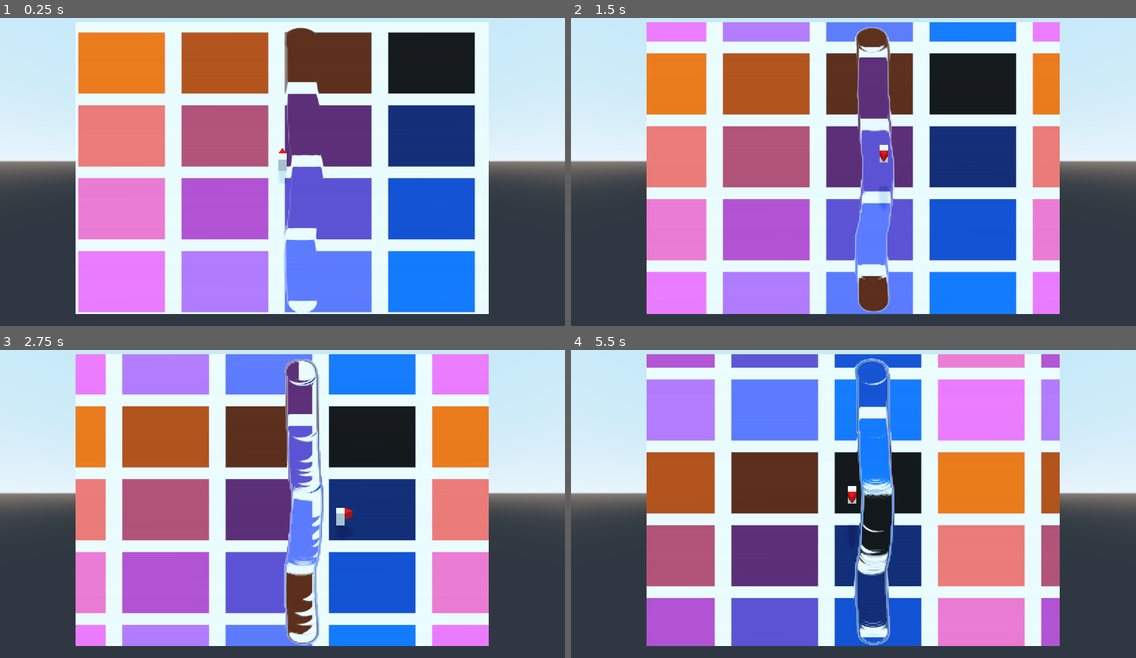
Above: before the commit, frames 1-4 (two rows, left to right).
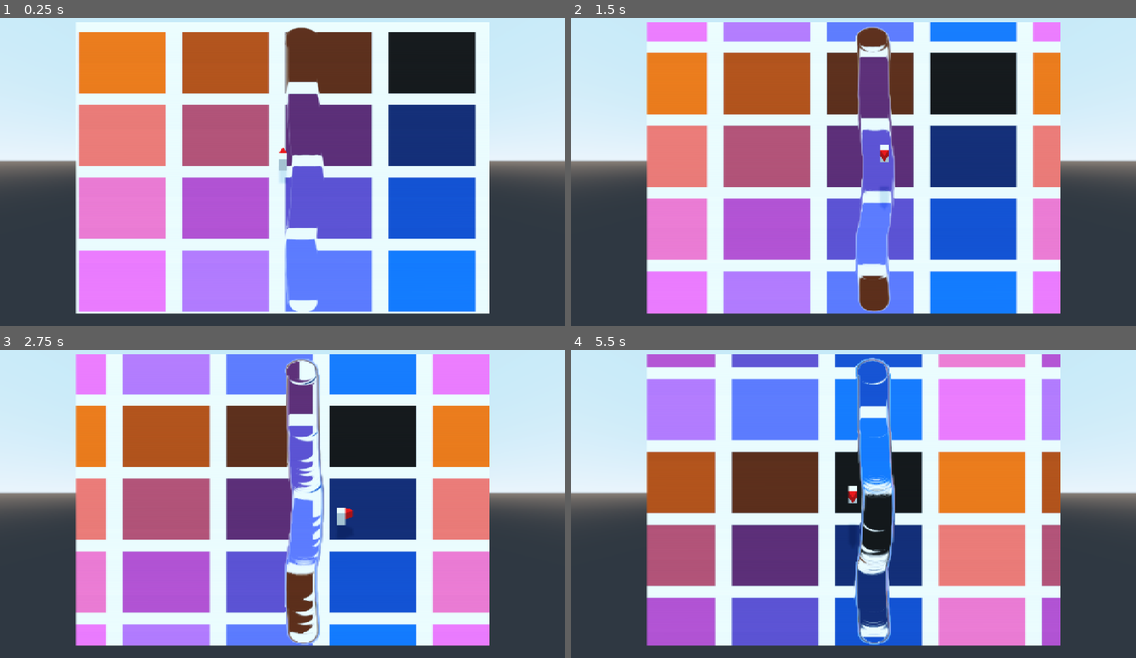
Above: after the commit, the same moments.

Repository: awkwardpolygons/cartographer
Game: Godot game, scene res://test.tscn
The game is run twice, just before and just after one commit, with the same random seed, the same clock (stepped at 60 frames per second) and the same inputs.
Inputs:
- Up to frame 1 (0.25 s): no input
- Up to frame 2 (1.5 s): hold D (move_right) 0.53-1.28 s; tap Space (move_jump) at 0.77 s; hold S (move_backward) from 1.28 s (still down)
- Up to frame 3 (2.75 s): tap Space (move_jump) at 1.52 s; release S (move_backward) at 2.03 s; hold D (move_right) from 2.03 s (still down)
- Up to frame 4 (5.5 s): release D (move_right) at 2.78 s; hold W (move_forward) 2.78-3.53 s; tap Space (move_jump) at 3.02, 3.77, 4.52 s; hold A (move_left) 3.53-5.03 s; hold S (move_backward) from 5.03 s (still down)

The runs differ from the first frame. In frame 1, 3.1% of the frame differs, in the area x 0-100%, y 1-97%; in frame 2, 3.8%; in frame 3, 4.3%; in frame 4, 4.8%.

Commit message:
Add visual pixelate shader

Diff:
--- /dev/null
+++ b/pixelate_shader.tres
@@ -0,0 +1,70 @@
+[gd_resource type="VisualShader" load_steps=5 format=2]
+
+[sub_resource type="VisualShaderNodeInput" id=31]
+input_name = "screen_uv"
+
+[sub_resource type="VisualShaderNodeTexture" id=32]
+source = 1
+
+[sub_resource type="VisualShaderNodeVectorOp" id=34]
+default_input_values = [ 0, Vector3( 0, 0, 0 ), 1, Vector3( 0.002, 0.002, 0 ) ]
+operator = 4
+
+[sub_resource type="VisualShaderNodeVectorOp" id=35]
+output_port_for_preview = 0
+default_input_values = [ 0, Vector3( 0, 0, 0 ), 1, Vector3( 0.003, 0.003, 0 ) ]
+operator = 1
+
+[resource]
+code = "shader_type canvas_item;
+
+
+
+void vertex() {
+// Output:0
+
+}
+
+void fragment() {
+// Input:2
+	vec3 n_out2p0 = vec3(SCREEN_UV, 0.0);
+
+// VectorOp:6
+	vec3 n_in6p1 = vec3(0.00200, 0.00200, 0.00000);
+	vec3 n_out6p0 = mod(n_out2p0, n_in6p1);
+
+// VectorOp:7
+	vec3 n_out7p0 = n_out2p0 - n_out6p0;
+
+// Texture:5
+	vec3 n_out5p0;
+	float n_out5p1;
+	{
+		vec4 _tex_read = textureLod(SCREEN_TEXTURE, n_out7p0.xy, 0.0);
+		n_out5p0 = _tex_read.rgb;
+		n_out5p1 = _tex_read.a;
+	}
+
+// Output:0
+	COLOR.rgb = n_out5p0;
+	COLOR.a = n_out5p1;
+
+}
+
+void light() {
+// Output:0
+
+}
+"
+graph_offset = Vector2( -675.006, -60 )
+mode = 1
+flags/light_only = false
+nodes/fragment/2/node = SubResource( 31 )
+nodes/fragment/2/position = Vector2( -540, 240 )
+nodes/fragment/5/node = SubResource( 32 )
+nodes/fragment/5/position = Vector2( 100, 260 )
+nodes/fragment/6/node = SubResource( 34 )
+nodes/fragment/6/position = Vector2( -200, 200 )
+nodes/fragment/7/node = SubResource( 35 )
+nodes/fragment/7/position = Vector2( -200, 420 )
+nodes/fragment/connections = PoolIntArray( 6, 0, 7, 1, 2, 0, 6, 0, 5, 0, 0, 0, 2, 0, 7, 0, 5, 1, 0, 1, 7, 0, 5, 0 )
--- a/test.tscn
+++ b/test.tscn
@@ -9,6 +9,7 @@
 [ext_resource path="res://flowmap_shader.tres" type="Shader" id=7]
 [ext_resource path="res://uv.png" type="Texture" id=8]
 [ext_resource path="res://flowmap_down.png" type="Texture" id=9]
+[ext_resource path="res://pixelate_shader.tres" type="Shader" id=10]
 
 [sub_resource type="CubeMesh" id=1]
 size = Vector3( 2, 4, 2 )
@@ -34,6 +35,9 @@
 shader = ExtResource( 1 )
 shader_param/size_x = 0.003
 shader_param/size_y = 0.003
+
+[sub_resource type="ShaderMaterial" id=31]
+shader = ExtResource( 10 )
 
 [sub_resource type="SpatialMaterial" id=24]
 vertex_color_use_as_albedo = true
@@ -116,6 +120,14 @@
 "_edit_use_anchors_": false
 }
 
+[node name="Pixelator2" type="ColorRect" parent="."]
+material = SubResource( 31 )
+anchor_right = 1.0
+anchor_bottom = 1.0
+__meta__ = {
+"_edit_use_anchors_": false
+}
+
 [node name="Particles" type="Particles" parent="."]
 transform = Transform( 1, 0, 0, 0, 1, 0, 0, 0, 1, 3.85007, 3.85781, 0 )
 visible = false
Not shown: 1 places in test.tscn that only renumber resources
